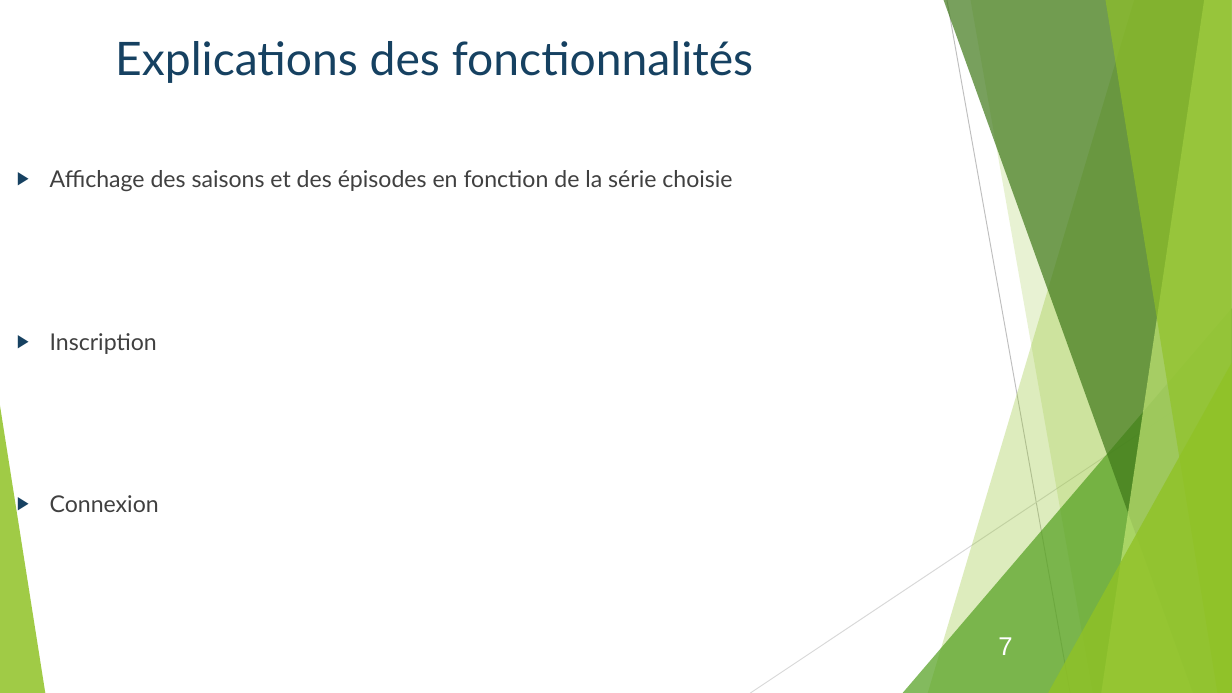
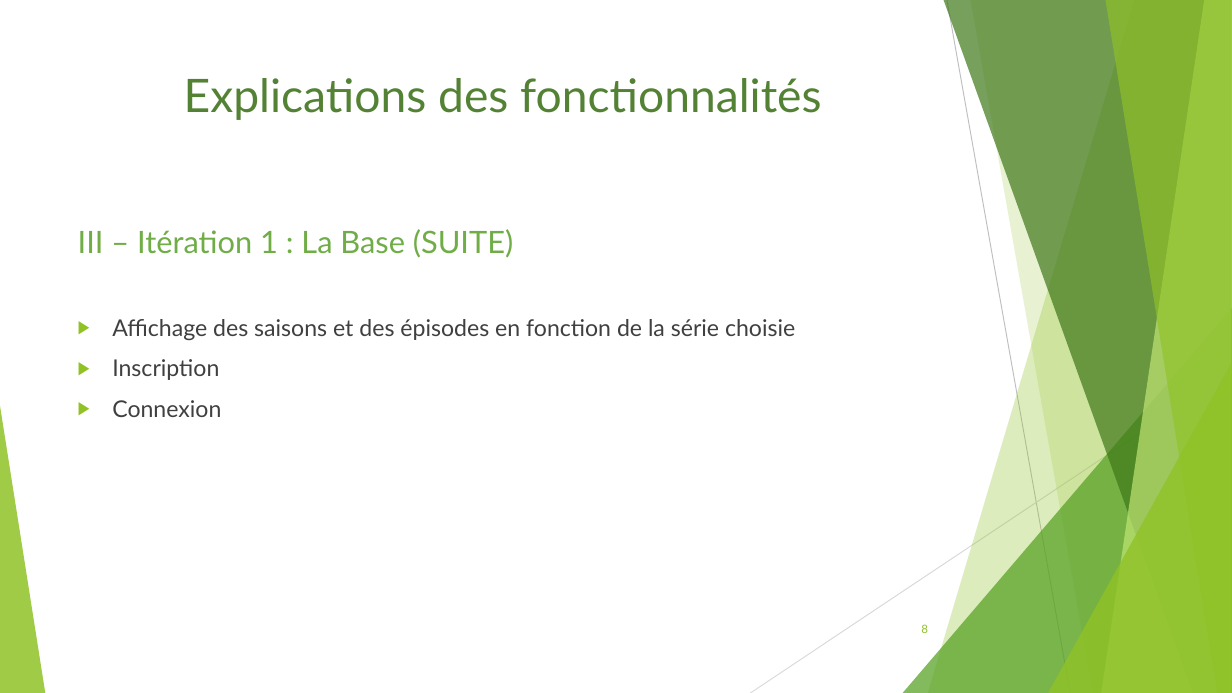
Before and after one commit to Bcante/recommandationSeries, a slide deck: slide 8 of diapoWebWindows.odp (slide 7 before the commit). Drawn at 1232x693 pixels with LibreOffice and Linux fonts; fonts in the diff are those of the drawing. Boxes give left, top, right and bottom in pixels: in the first picture for what was removed or moved away, otherwise in the second. Text is boxed around its words. In the diff, an @@ line names an element or a change of style, - is before the commit and + after.

```diff
--- a/diapoWebWindows.odp
+++ b/diapoWebWindows.odp
@@ title "Explications des fonctionnalités": place and size @@
-title "Explications des fonctionnalités" at box(115, 41, 753, 83)
+title "Explications des fonctionnalités" at box(184, 78, 821, 120)
@@ title "Explications des fonctionnalités" at box(184, 78, 821, 120): text colour #164161 to #548235 @@
@@ text "III – Itération 1 : ...": place and size @@
-text "III – Itération 1 : ..." at box(50, 170, 732, 512)
+text "III – Itération 1 : ..." at box(78, 229, 795, 417)
@@ text at box(78, 229, 513, 258): paragraph added @@
+III – Itération 1 : La Base (SUITE)
@@ text at box(112, 319, 795, 417): list level 2 to 1 in "Affichage des saisons et des ..."; bullet colour #164161 to #90C226; list level 2 to 1 in "Inscription"; list level 2 to 1 in "Connexion" @@
@@ page number added at box(921, 624, 928, 633), 9 pt, text #90C226 @@
+8
@@ text removed at box(998, 637, 1012, 655) @@
-7
```
Also in this commit, not shown: 10 other slides changed, 4 slides added, 2 slides removed.
